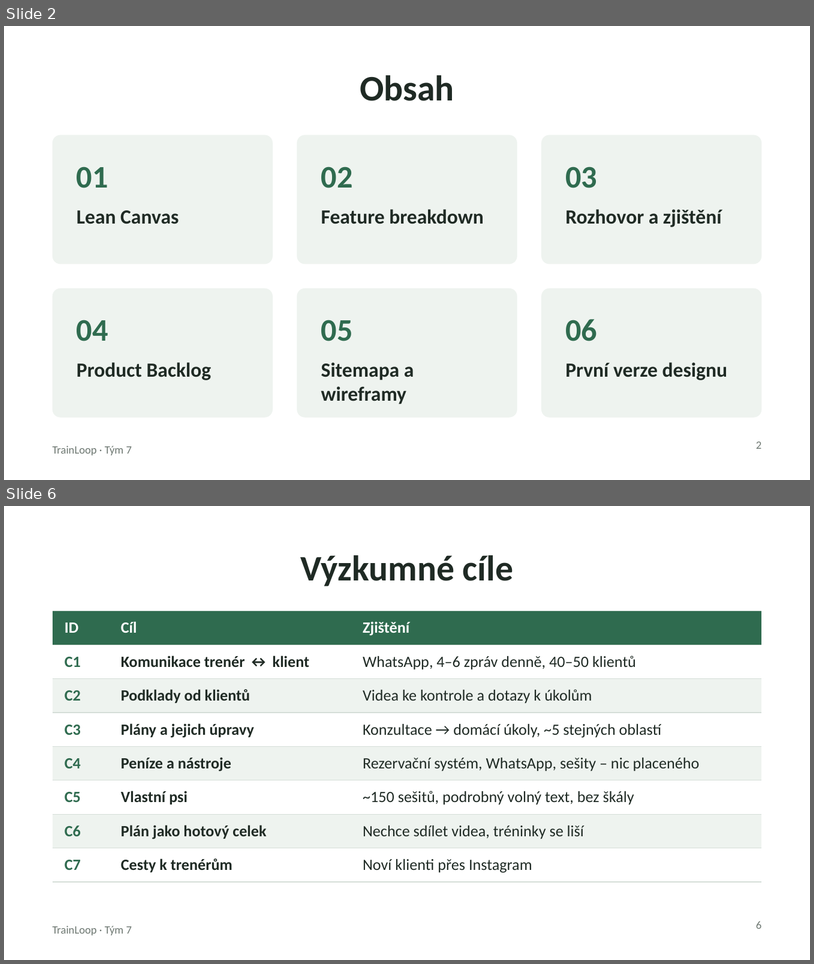
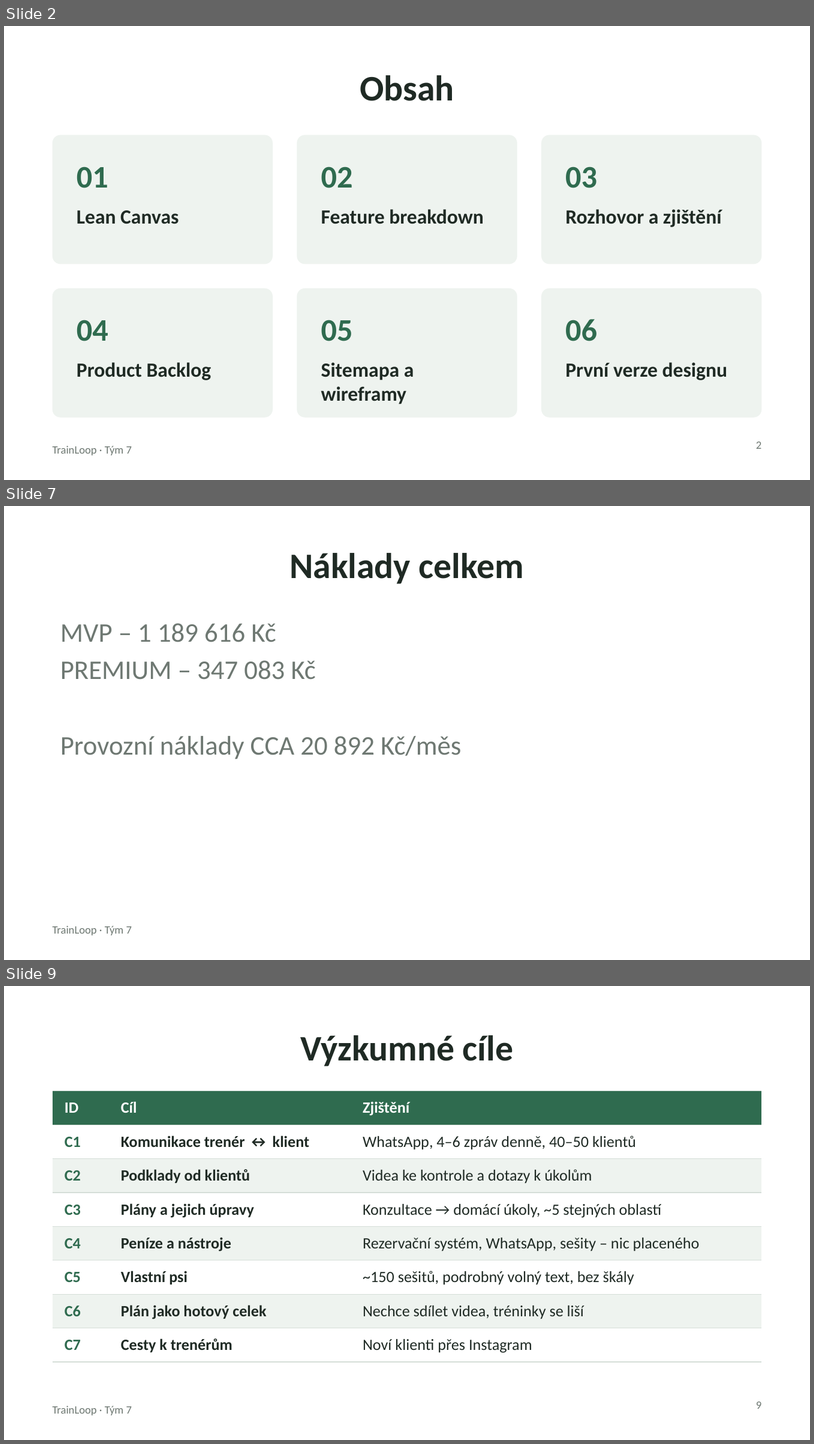
Before and after one commit to applifting-vsecourse/team-7, a slide deck: Docs/TrainLoop_prezentace.pptx. Shown one above the other, each under a label of ours: slides 2 and 6 before the commit, slides 2, 7 and 9 after it; the slides between them are not shown. The pictures are 814x964 and 814x1444 pixels, drawn with LibreOffice and Linux fonts; fonts in the diff are those of the drawing. Boxes give left, top, right and bottom in pixels: in the first picture for what was removed or moved away, otherwise in the second. Text is boxed around its words. In the diff, an @@ line names an element or a change of style, - is before the commit and + after.

```diff
--- a/Docs/TrainLoop_prezentace.pptx
+++ b/Docs/TrainLoop_prezentace.pptx
@@ slide 7 added at [4, 506, 810, 960], background #FFFFFF; not listed: 1 template element that a slide beside it also shows @@
@@ title added at [290, 553, 524, 584], 32 pt, text #1F2A24, bold @@
+Náklady celkem
@@ text added at [60, 623, 461, 759], 24 pt, text #6E7872 @@
+MVP – 1 189 616 Kč
+PREMIUM – 347 083 Kč
+Provozní náklady CCA 20 892 Kč/měs
@@ what was slide 6 is now slide 9 @@
@@ page number at [756, 1401, 762, 1408]: text changed @@
-6
+9
```
Also in this commit, not shown: 2 slides changed, 3 other slides added, 1 slide removed, 2 other files.
